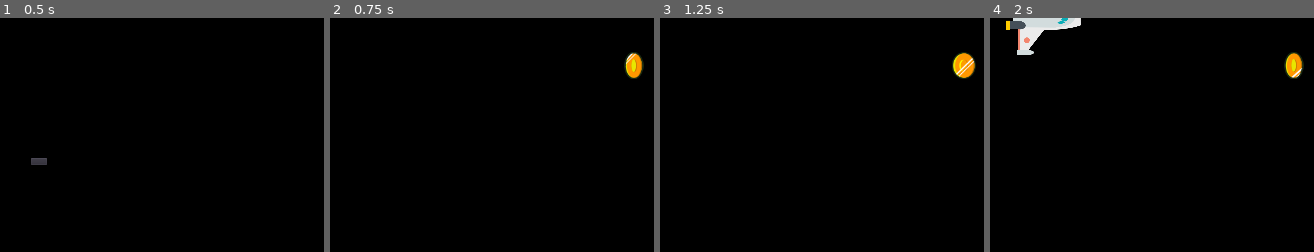
Above: before the commit, frames 1-4 (left to right).
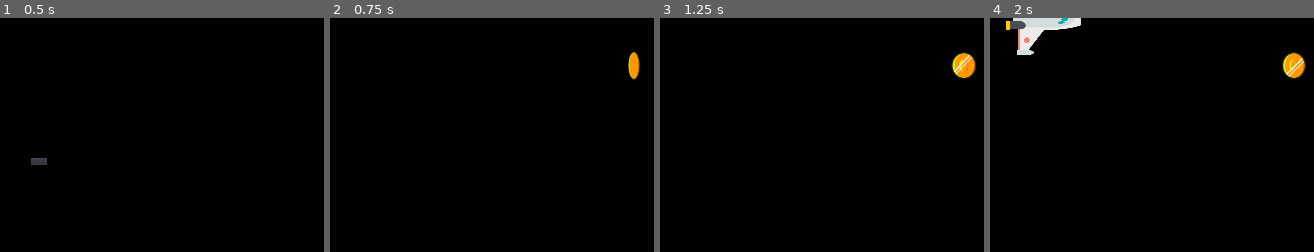
Above: after the commit, the same moments.

Repository: ant003/Space-Learning
Game: Godot game, scene res://scenes/Main.tscn
Two runs of this game, one before a commit and one after it. Both use one fixed random seed, a clock stepped at 60 frames per second and the inputs below.
Inputs:
- Up to frame 1 (0.5 s): no input
- Up to frame 2 (0.75 s): click "Comenzar" at 0.5 s
- Up to frame 3 (1.25 s): no input
- Up to frame 4 (2 s): hold Right (ui_right) from 1.28 s (still down)
The pictures show only the part of the screen within x 32-82%, y 50-100%; the shares and areas given below are measured in that part.

Frame 1 is identical in both runs. In frame 2, 0.4% of the frame differs, in the area x 90-97%, y 14-27%; in frame 3, 0.3%; in frame 4, 0.5%, in the area x 90-98%, y 14-26%.

Commit message:
Emerald scene and script added and now the coin can be only affected by the player

Diff:
--- a/scenes/Coin.tscn
+++ b/scenes/Coin.tscn
@@ -27,7 +27,7 @@
 [node name="AnimatedSprite" type="AnimatedSprite" parent="."]
 scale = Vector2( 0.75, 0.75 )
 frames = SubResource( 1 )
-frame = 1
+frame = 2
 playing = true
 
 [node name="CollisionShape2D" type="CollisionShape2D" parent="."]
--- /dev/null
+++ b/scenes/Emerald.tscn
@@ -0,0 +1,30 @@
+[gd_scene load_steps=8 format=2]
+
+[ext_resource path="res://assets/Emerald1.png" type="Texture" id=1]
+[ext_resource path="res://assets/Emerald2.png" type="Texture" id=2]
+[ext_resource path="res://assets/Emerald3.png" type="Texture" id=3]
+[ext_resource path="res://assets/Emerald4.png" type="Texture" id=4]
+[ext_resource path="res://scripts/Emerald.gd" type="Script" id=5]
+
+[sub_resource type="SpriteFrames" id=1]
+animations = [ {
+"frames": [ ExtResource( 1 ), ExtResource( 2 ), ExtResource( 3 ), ExtResource( 4 ) ],
+"loop": true,
+"name": "default",
+"speed": 4.0
+} ]
+
+[sub_resource type="CapsuleShape2D" id=2]
+height = 12.0
+
+[node name="Emerald" type="Area2D"]
+script = ExtResource( 5 )
+
+[node name="AnimatedSprite" type="AnimatedSprite" parent="."]
+scale = Vector2( 0.75, 0.75 )
+frames = SubResource( 1 )
+
+[node name="CollisionShape2D" type="CollisionShape2D" parent="."]
+shape = SubResource( 2 )
+
+[connection signal="area_entered" from="." to="." method="_on_Emerald_area_entered"]
--- a/scenes/Player.tscn
+++ b/scenes/Player.tscn
@@ -11,7 +11,7 @@
 "speed": 5.0
 } ]
 
-[node name="Player" type="Area2D"]
+[node name="Player" type="Area2D" groups=["Player"]]
 script = ExtResource( 2 )
 __meta__ = {
 "_edit_group_": true
--- a/scripts/Coin.gd
+++ b/scripts/Coin.gd
@@ -7,12 +7,11 @@
 	pass
 
 func _on_Coin_area_entered(area):
-	emit_signal("hit")
-#	$CollisionShape2D.set_deferred("disabled", true)
-	call_deferred("queue_free") #
-	#queue_free()
+	if (area.is_in_group("Player")):
+		emit_signal("hit")
+		call_deferred("queue_free")
+
 
 func start(pos):
 	position = pos
 	show()
-#	$CollisionShape2D.disabled = false
--- /dev/null
+++ b/scripts/Emerald.gd
@@ -0,0 +1,16 @@
+extends Area2D
+signal hit
+
+
+func _ready():
+	pass # Replace with function body.
+
+
+func _on_Emerald_area_entered(area):
+	if (area.is_in_group("Player")):
+		emit_signal("hit")
+		call_deferred("queue_free") #
+
+func start(pos):
+	position = pos
+	show()
Binary file added: assets/Emerald1.png
Not shown, added: assets/Emerald1.png.import
Binary file added: assets/Emerald2.png
Not shown, added: assets/Emerald2.png.import
Binary file added: assets/Emerald3.png
Not shown, added: assets/Emerald3.png.import
Binary file added: assets/Emerald4.png
Not shown, added: assets/Emerald4.png.import
